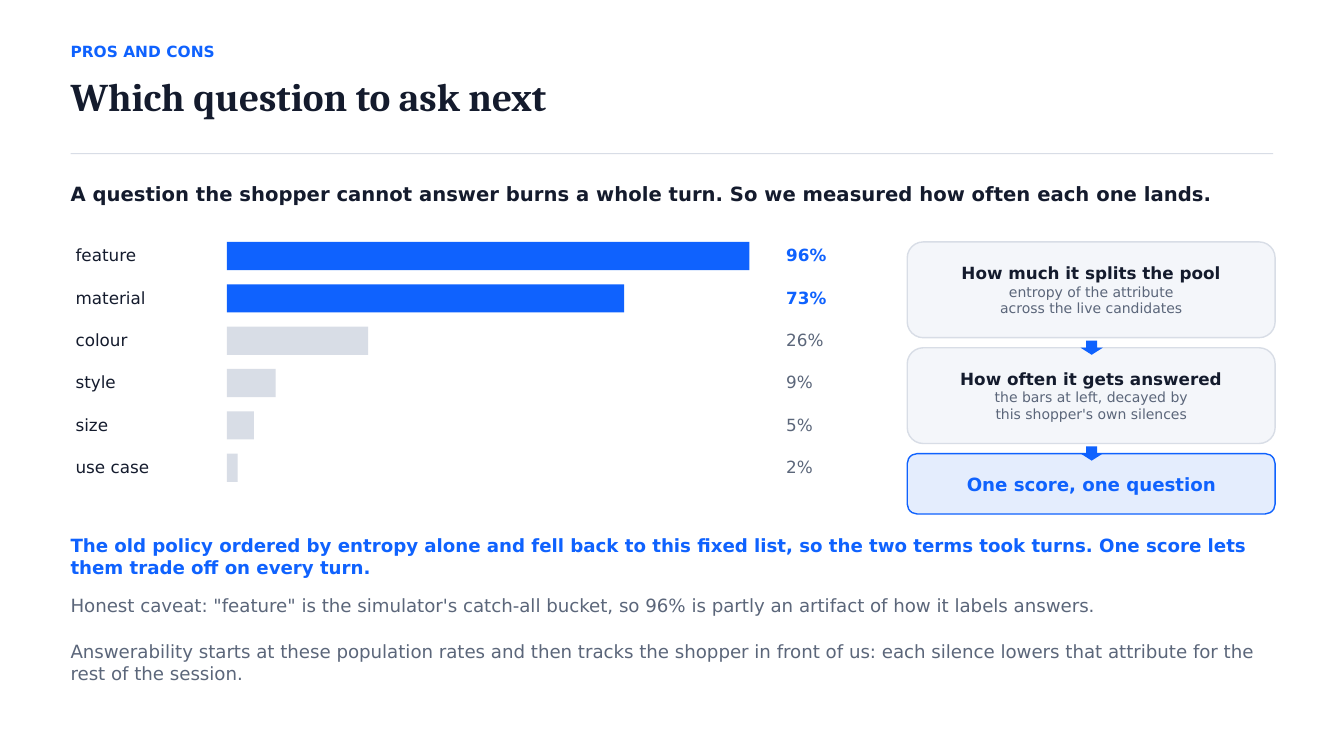
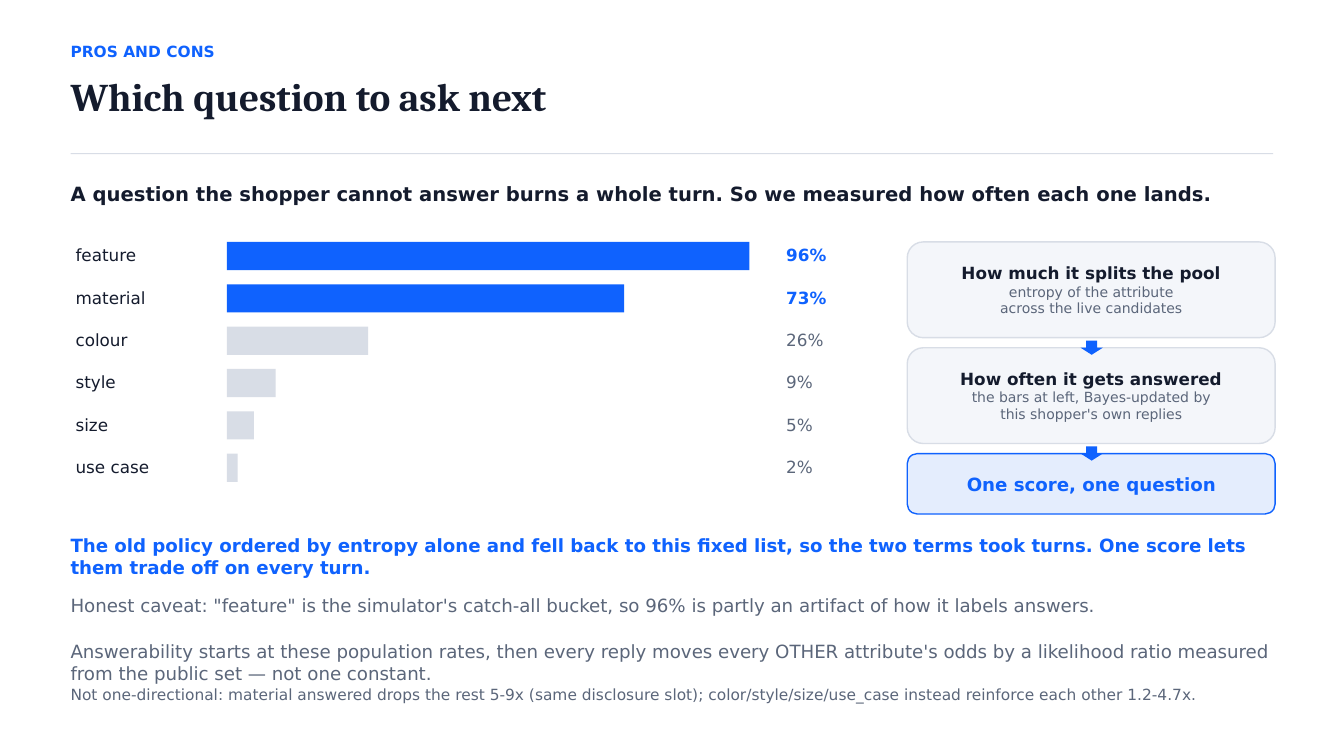
Before and after one commit to kxphan05/Spider-Rank, a slide deck: slide 14 of dist/techjam_track4.pptx. Drawn at 1344x756 pixels with LibreOffice and Linux fonts; fonts in the diff are those of the drawing. Boxes give left, top, right and bottom in pixels: in the first picture for what was removed or moved away, otherwise in the second. Text is boxed around its words. In the diff, an @@ line names an element or a change of style, - is before the commit and + after.

```diff
--- a/dist/techjam_track4.pptx
+++ b/dist/techjam_track4.pptx
@@ text in rounded rectangle at bbox=[972, 391, 1211, 422]: text changed @@
-the bars at left, decayed by
-this shopper's own silences
+the bars at left, Bayes-updated by
+this shopper's own replies
@@ text at bbox=[71, 644, 1269, 684]: text changed @@
-Answerability starts at these population rates and then tracks the shopper in front of us: each silence lowers that attribute for the rest of the session.
+Answerability starts at these population rates, then every reply moves every OTHER attribute's odds by a likelihood ratio measured from the public set — not one constant.
@@ text added at bbox=[71, 688, 1196, 704], 11 pt, text #5B667A @@
+Not one-directional: material answered drops the rest 5-9x (same disclosure slot); color/style/size/use_case instead reinforce each other 1.2-4.7x.
```
Also in this commit, not shown: 2 other slides changed, 1 slide added, 6 other files.
